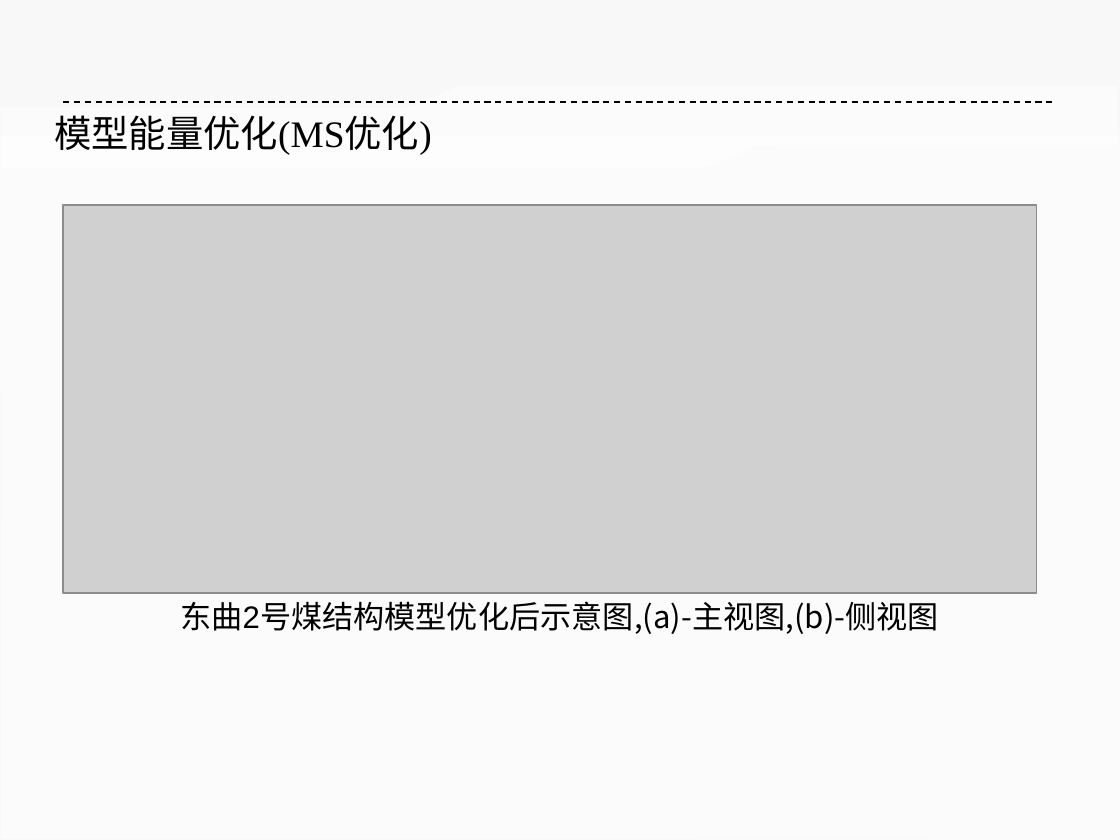
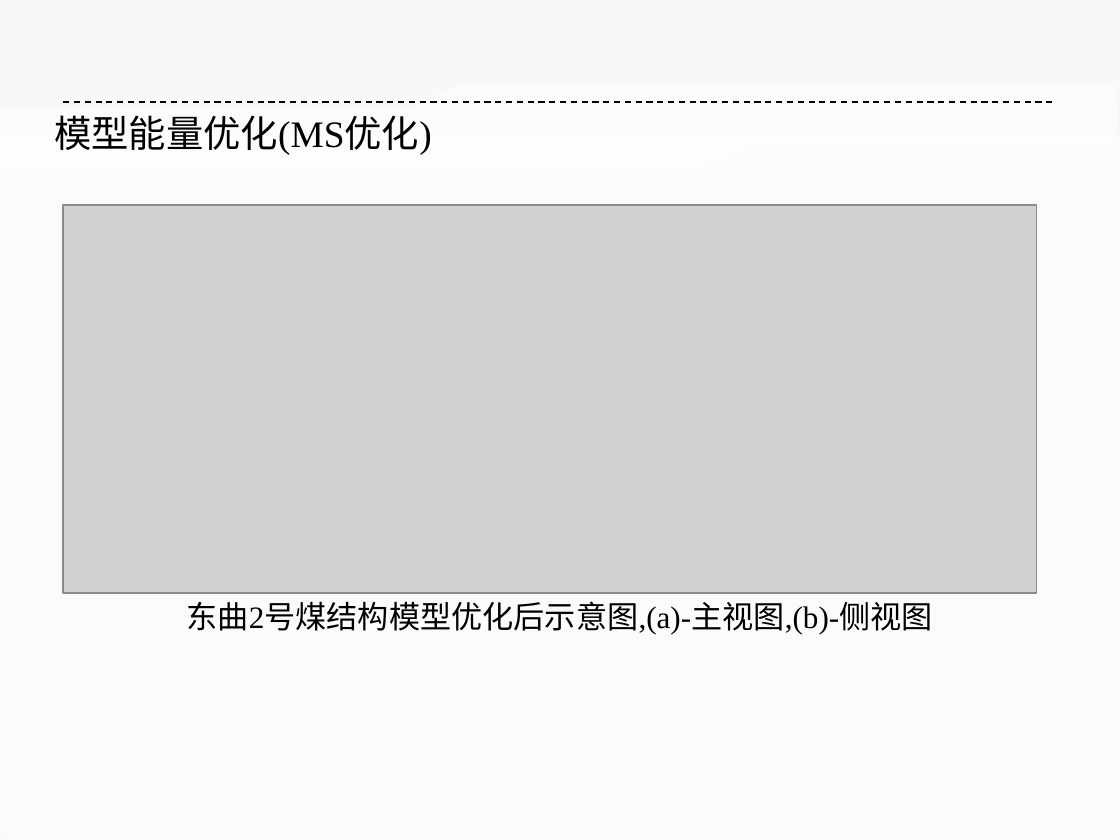
Before and after one commit to ilvcr/GraduationProject, a slide deck: slide 18 of ppt/yoghourtppt.pptx. Drawn at 1120x840 pixels with LibreOffice and Linux fonts; fonts in the diff are those of the drawing; grey boxes stand for pictures. Boxes give left, top, right and bottom in pixels: in the first picture for what was removed or moved away, otherwise in the second. Text is boxed around its words. In the diff, an @@ line names an element or a change of style, - is before the commit and + after.

```diff
--- a/ppt/yoghourtppt.pptx
+++ b/ppt/yoghourtppt.pptx
@@ text at (187, 601, 933, 635): font Arial to Times New Roman, font Noto Sans CJK SC to Times New Roman in "东曲2号煤结构模型优化后示意图,(a)-主视图,(b)-侧视图" @@
```
Also in this commit, not shown: 4 other slides changed, 3 slides added, 2 slides removed.
